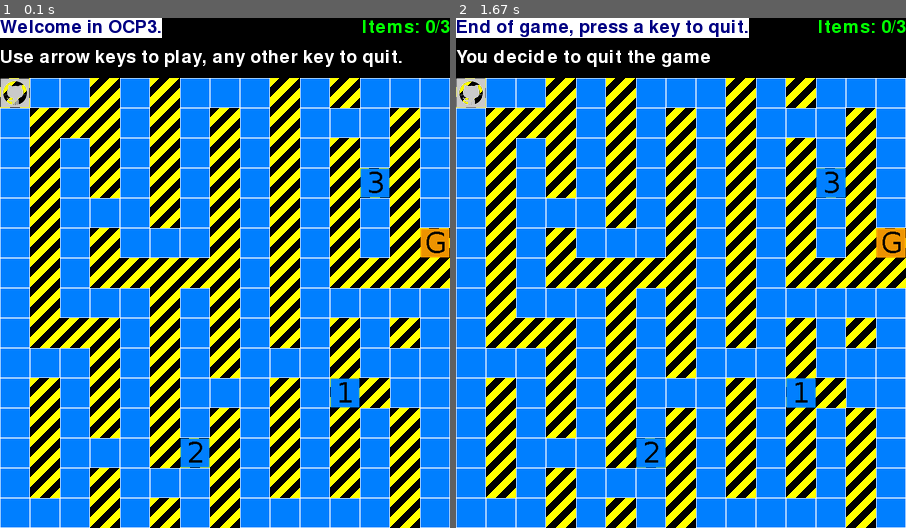
Above: before the commit, frames 1-2 (left to right).
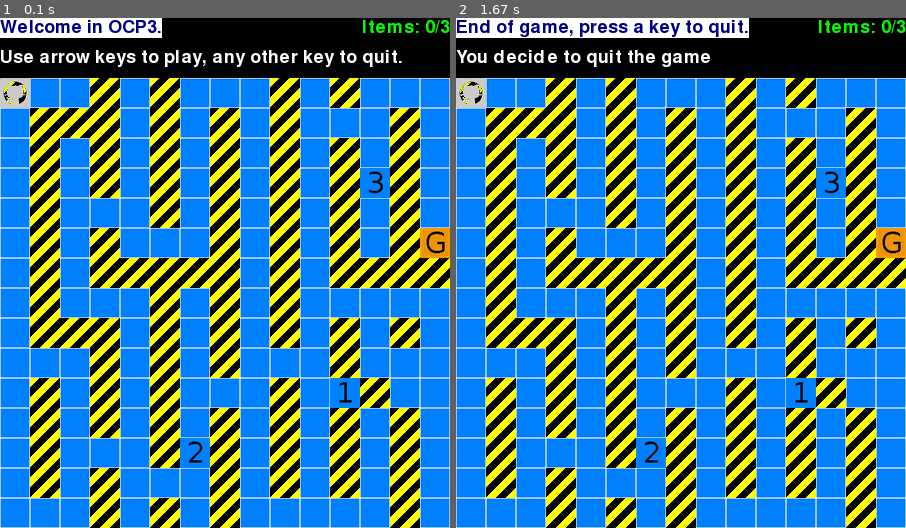
Above: after the commit, the same moments.

Repository: freezed/ocp3
Game: pygame game, started from main.py
The game is run twice, just before and just after one commit, with the same random seed, the same clock (stepped at 60 frames per second) and the same inputs.
Inputs:
- Up to frame 1 (0.1 s): no input
- Up to frame 2 (1.67 s): tap Enter at 0.33 s

The runs differ from the first frame. In frame 1, 0.3% of the frame differs, in the area x 0-100%, y 11-89%; in frame 2, 0.3%.

Commit message:
Sets up file error (presence or line nb)
Clean exit and handling error when a map file do not exist or have a
wrong number of line (acording to the constant MAZE_SIZE in the conf
TODO if a file error raises, do not warmup pygame

Diff:
--- a/conf.py
+++ b/conf.py
@@ -52,7 +52,8 @@
 
 # Messages
 CAPTION = "OCP3, a maze based on pygame"
-ERR_MAP = "ERR_MAP: «{}»"
+ERR_FILE = "Map filename is not avaiable:  «{}»"
+ERR_LINE = "Map file has wrong lines number:  «{}»"
 HEAD_MESSAGES = {
     'title': "Welcome in OCP3.",
     'status': "Use arrow keys to play, any other key to quit.",
--- a/main.py
+++ b/main.py
@@ -21,6 +21,7 @@
 )
 
 GAME_KEYS = [K_UP, K_DOWN, K_RIGHT, K_LEFT]
+last_wait = False
 
 pygame.init()
 WINDOW = pygame.display.set_mode(WIN_DIM)
@@ -29,13 +30,13 @@
 
 # Loading map
 MAP_GAME = Map(MAP_FILE)
-set_header(WINDOW, MAP_GAME.status_message)
-maze_draw(WINDOW, MAP_GAME.map_print().replace('\n', ''))
 
 # Game loop
-# pygame.time.Clock().tick(25)
-last_wait = True
+pygame.time.Clock().tick(25)
 while MAP_GAME.status:
+    last_wait = True
+    set_header(WINDOW, MAP_GAME.status_message)
+    maze_draw(WINDOW, MAP_GAME.map_print().replace('\n', ''))
     for event in pygame.event.get():
         if event.type == QUIT:
             MAP_GAME.status = False
@@ -53,12 +54,12 @@
             # Draw maze
             maze_draw(WINDOW, MAP_GAME.map_print().replace('\n', ''))
 
-MAP_GAME.status_message['title'] = MSG_END
-set_header(WINDOW, MAP_GAME.status_message)
-pygame.display.flip()
 
 # Loop for last messag before exit
 while last_wait:
+    MAP_GAME.status_message['title'] = MSG_END
+    set_header(WINDOW, MAP_GAME.status_message)
+    pygame.display.flip()
     for event in pygame.event.get():
         if event.type == KEYDOWN:
             last_wait = False
--- a/map.py
+++ b/map.py
@@ -9,7 +9,7 @@
 import random
 from pygame.locals import K_UP, K_DOWN, K_RIGHT, K_LEFT
 from conf import (
-    elmt_val, ERR_MAP, MSG_COLLECT, MSG_LOSER, MSG_OK,
+    elmt_val, ERR_FILE, ERR_LINE, MSG_COLLECT, MSG_LOSER, MSG_OK,
     MSG_WALL, MSG_WINNER, HEAD_MESSAGES, MAZE_SIZE
 )
 
@@ -41,66 +41,69 @@
         # Loading map file
         if os.path.isfile(map_file) is False:
             self.status = False
-            print(ERR_MAP.format(':'.join(["mapfile", map_file])))
+            print(ERR_FILE.format(map_file))
 
         else:
             with open(map_file, "r") as map_data:
                 splited_map = map_data.read().splitlines()
 
-            self.check_file(splited_map)
-
-            # Builds a square map (if end-line spaces are missing in the file)
-            self._map_in_a_string = '\n'.join(
-                (self.check_line(line) for line in splited_map)
-            )
-
-            # Gets player initial position
-            self._player_position = self._map_in_a_string.find(
-                elmt_val('symbol', 'name', 'player', 0)
-            )
-
-            # Defines Element under player at start
-            self._element_under_player = elmt_val('symbol', 'name', 'void', 0)
-
-            # Place collectables on the map
-            for symbol_to_place in elmt_val('symbol', 'collect', True):
-                position = random.choice(
-                    [idx for (idx, value) in enumerate(
-                        self._map_in_a_string
-                    ) if value == elmt_val(
-                        'symbol', 'name', 'void', 0
-                    )])
-                self.place_element(symbol_to_place, pos=position)
-
-            self.MAX_ITEMS = sum(1 for _ in elmt_val('name', 'collect', True))
-            self._COLUM = MAZE_SIZE + 1  # List starts to zero
-            self._MAXIM = (self._COLUM * MAZE_SIZE) - 1
-
-            self.status = True
-            self.collected_items = []
-            self.collected_items_num = 0
-
-            self.status_message = {}
-            self.status_message['title'] = HEAD_MESSAGES['title']
-            self.status_message['status'] = HEAD_MESSAGES['status']
-            self.status_message['items'] = HEAD_MESSAGES['items'].format(
-                self.collected_items_num, self.MAX_ITEMS
-            )
-
-    def check_file(self, splited_map):
+            if self.check_file(splited_map):
+
+                # Builds a square map (if end-line spaces are missing in the file)
+                self._map_in_a_string = '\n'.join(
+                    (self.check_line(line) for line in splited_map)
+                )
+
+                # Gets player initial position
+                self._player_position = self._map_in_a_string.find(
+                    elmt_val('symbol', 'name', 'player', 0)
+                )
+
+                # Defines Element under player at start
+                self._element_under_player = elmt_val('symbol', 'name', 'void', 0)
+
+                # Place collectables on the map
+                for symbol_to_place in elmt_val('symbol', 'collect', True):
+                    position = random.choice(
+                        [idx for (idx, value) in enumerate(
+                            self._map_in_a_string
+                        ) if value == elmt_val(
+                            'symbol', 'name', 'void', 0
+                        )])
+                    self.place_element(symbol_to_place, pos=position)
+
+                self.MAX_ITEMS = sum(1 for _ in elmt_val('name', 'collect', True))
+                self._COLUM = MAZE_SIZE + 1  # List starts to zero
+                self._MAXIM = (self._COLUM * MAZE_SIZE) - 1
+
+                self.status = True
+                self.collected_items = []
+                self.collected_items_num = 0
+
+                self.status_message = {}
+                self.status_message['title'] = HEAD_MESSAGES['title']
+                self.status_message['status'] = HEAD_MESSAGES['status']
+                self.status_message['items'] = HEAD_MESSAGES['items'].format(
+                    self.collected_items_num, self.MAX_ITEMS
+                )
+
+            else:
+                self.status = False
+
+    @staticmethod
+    def check_file(splited_map):
         """
         Checks the map conformity before starting the game
 
         :param list/str splited_map: Map splited in a list (line = index)
         """
-        self.status = False
-
         if len(splited_map) != MAZE_SIZE:
-            print(ERR_MAP.format("maplines: " + str(len(splited_map))))
+            print(ERR_LINE.format(len(splited_map)))
+            return False
 
         # ++Add other checks here: elements inside, exit possible, etc++
         else:
-            self.status = True
+            return True
 
     def map_print(self):
         """ Return a string of the map state """
